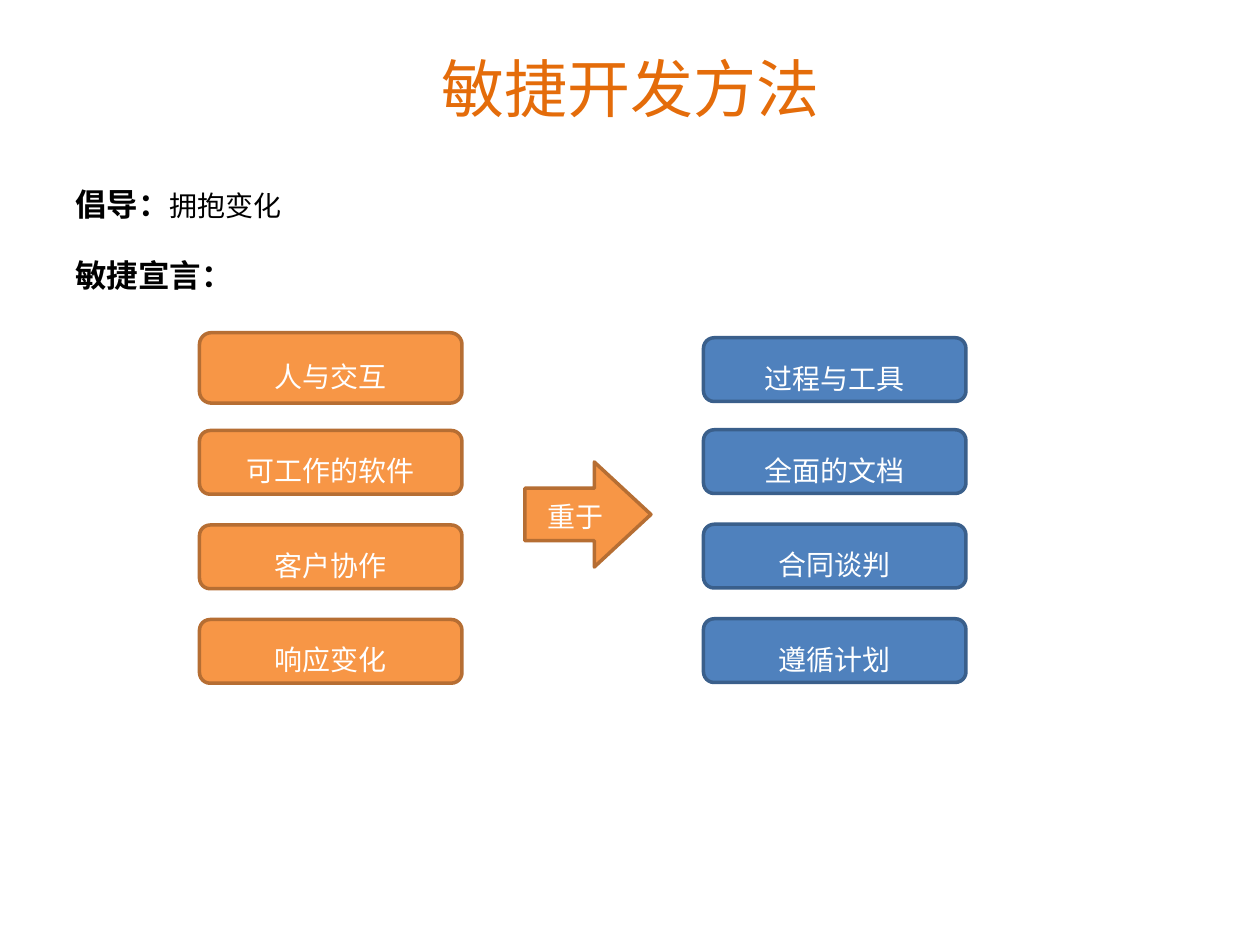
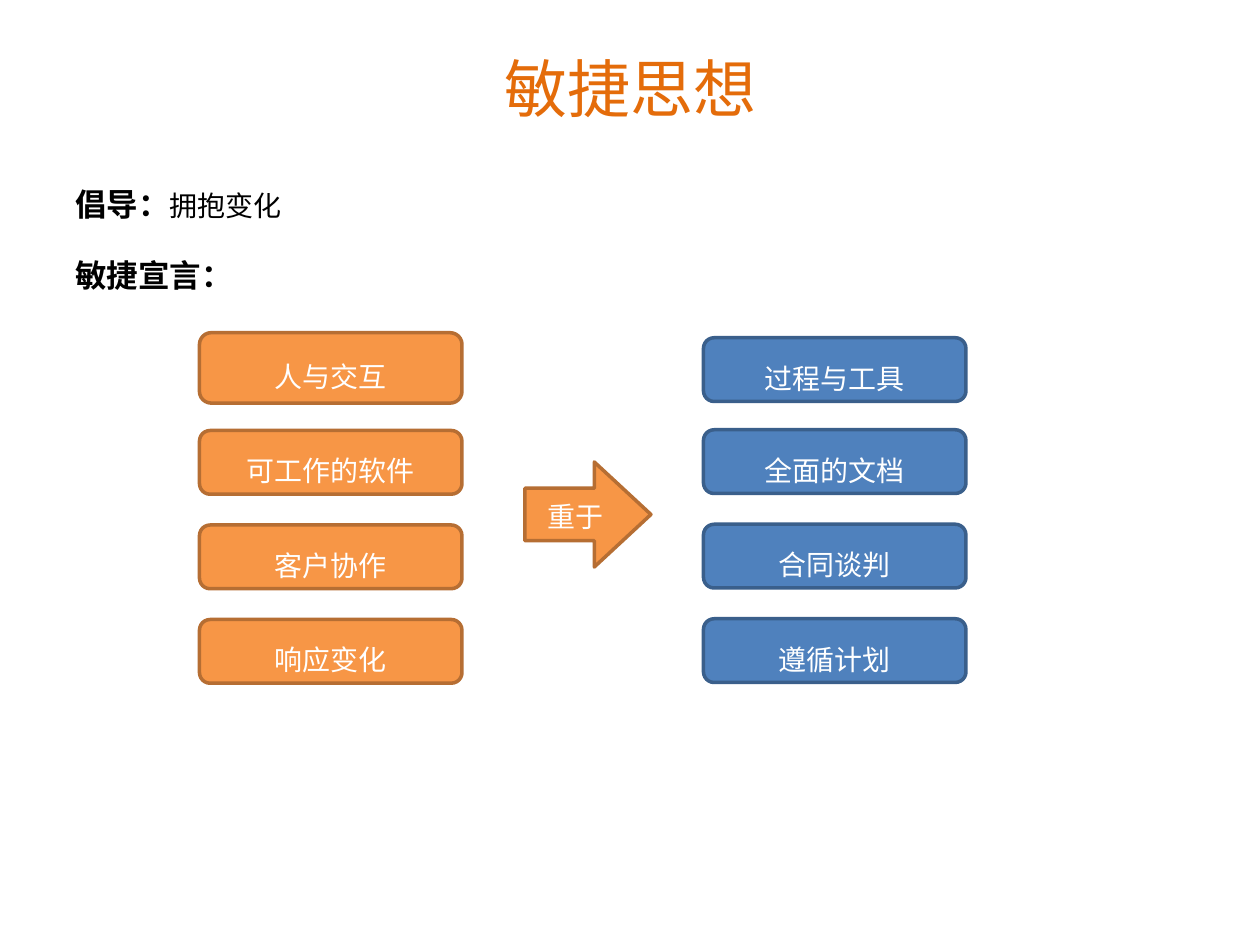
Before and after one commit to Benguan/document, a slide deck: slide 14 of 上大培训：scrum和vs2012 部分.pptx (slide 13 before the commit). Drawn at 1260x945 pixels with LibreOffice and Linux fonts; fonts in the diff are those of the drawing; background and template pictures are left out. Boxes give left, top, right and bottom in pixels: in the first picture for what was removed or moved away, otherwise in the second. Text is boxed around its words. In the diff, an @@ line names an element or a change of style, - is before the commit and + after.

```diff
--- a/上大培训：scrum和vs2012 部分.pptx
+++ b/上大培训：scrum和vs2012 部分.pptx
@@ title at [504, 59, 756, 117]: text changed @@
-敏捷开发方法
+敏捷思想
```
Also in this commit, not shown: 2 other slides changed, 1 slide added.
